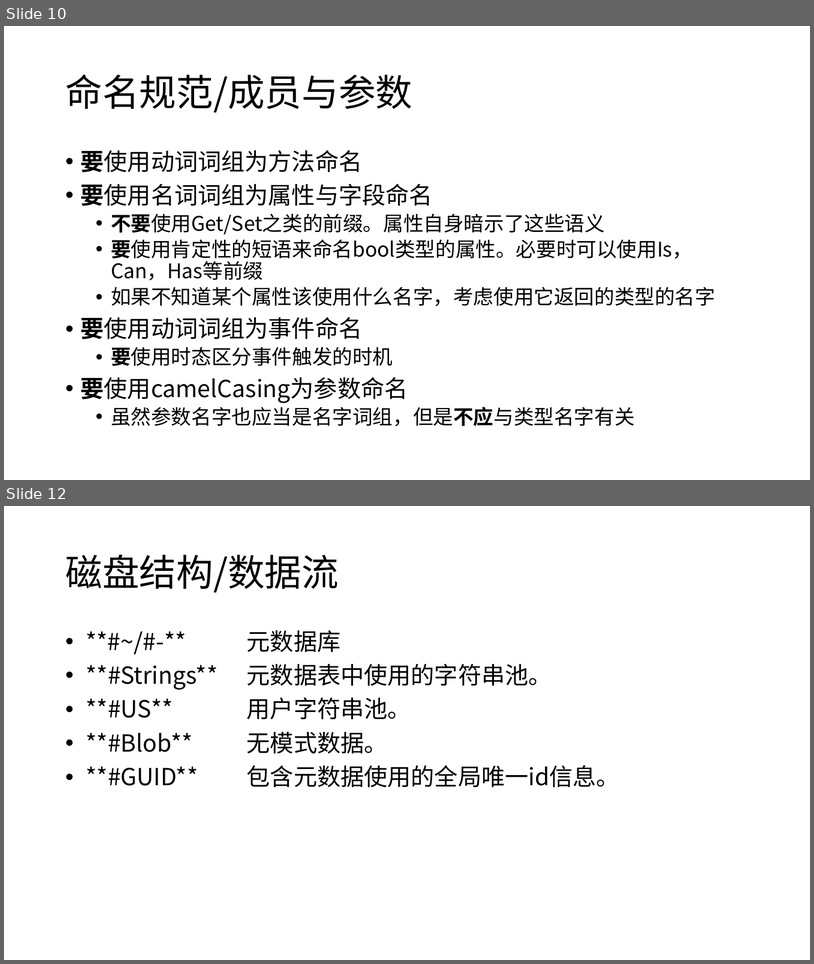
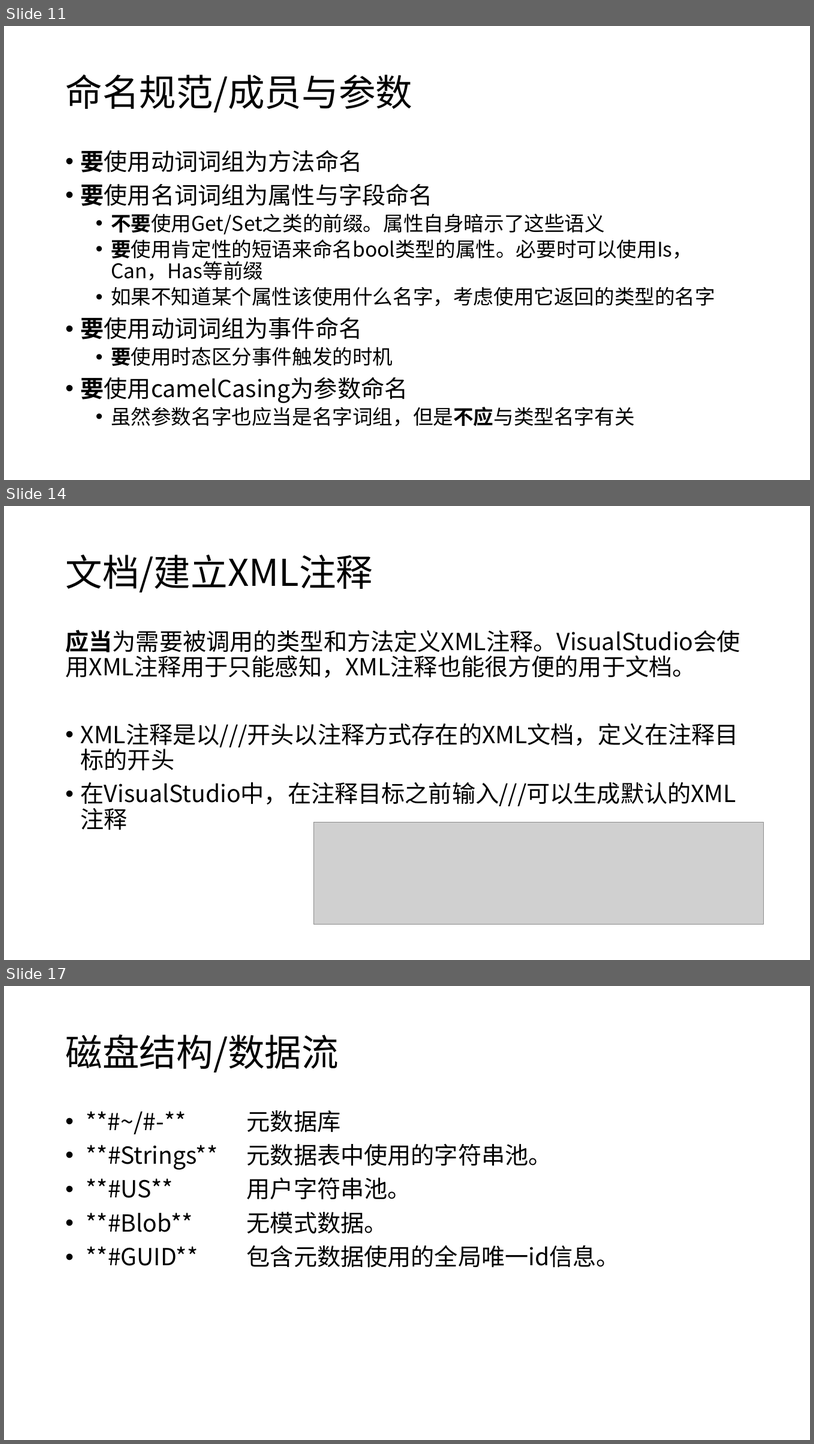
Before and after one commit to snakealpha/DotNetSession, a slide deck: pptx.pptx.pptx. Shown one above the other, each under a label of ours: slides 10 and 12 before the commit, slides 11, 14 and 17 after it; the slides between them are not shown. The pictures are 814x964 and 814x1444 pixels, drawn with LibreOffice and Linux fonts; fonts in the diff are those of the drawing; grey boxes stand for pictures. Boxes give left, top, right and bottom in pixels: in the first picture for what was removed or moved away, otherwise in the second. Text is boxed around its words. In the diff, an @@ line names an element or a change of style, - is before the commit and + after.

```diff
--- a/pptx.pptx.pptx
+++ b/pptx.pptx.pptx
@@ slide 14 added at (4, 506, 810, 960), background #FFFFFF @@
@@ title added at (65, 555, 373, 592), 44 pt, text #000000 @@
+文档/建立XML注释
@@ text added at (65, 630, 741, 808), 28 pt, text #000000 @@
+应当为需要被调用的类型和方法定义XML注释。VisualStudio会使用XML注释用于只能感知，XML注释也能很方便的用于文档。
+• XML注释是以///开头以注释方式存在的XML文档，定义在注释目标的开头
+• 在VisualStudio中，在注释目标之前输入///可以生成默认的XML注释
@@ picture added at (314, 822, 764, 925) @@
@@ what was slide 10 is now slide 11 @@
@@ what was slide 12 is now slide 17 @@
```
Also in this commit, not shown: 3 slides changed, 4 other slides added.
